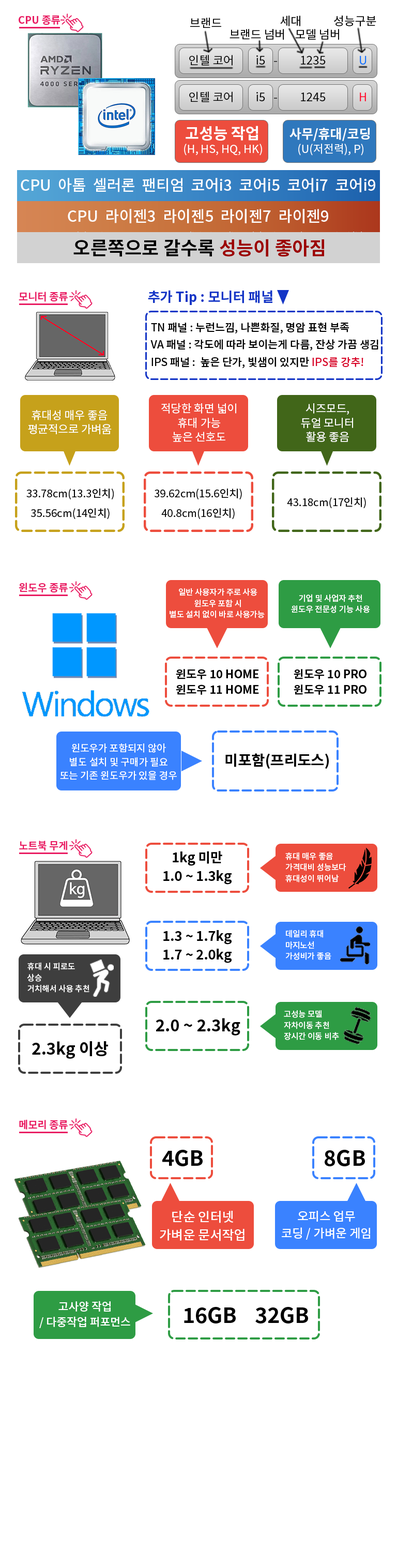
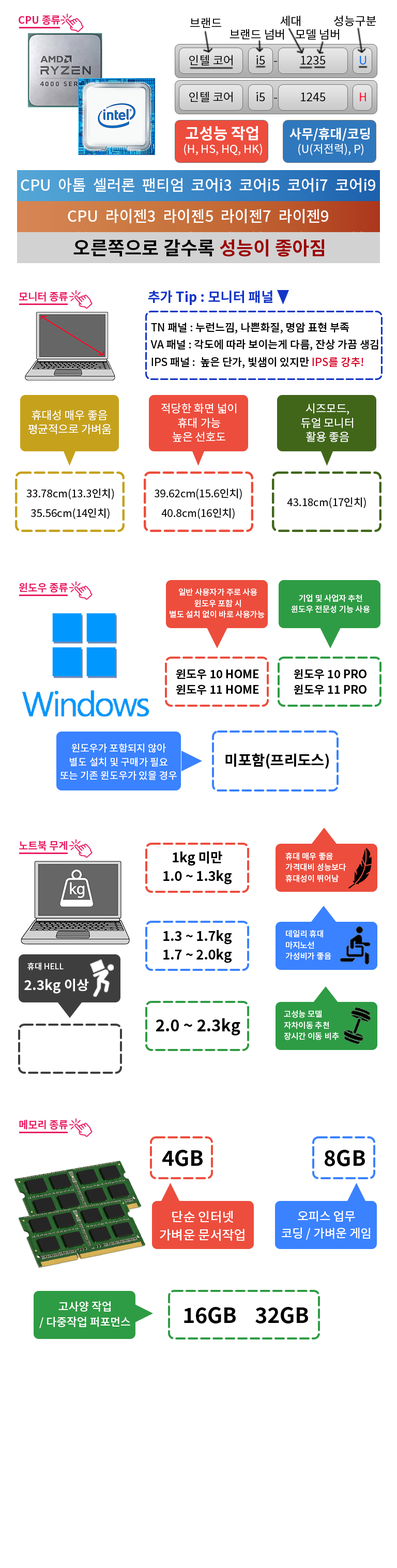
Comparing the layer stacks of the two 397px x 1568px images. Changes:
painted on "2.3kg 이상" over left=24, top=978, right=109, bottom=1059
renamed "휴대 시 피로도 상승 거치해서 사용 추천" to "휴대 HELL", painted on it over left=26, top=962, right=90, bottom=993
painted on "Polygon 3 copy 2" over left=260, top=986, right=339, bottom=1039
painted on "Polygon 3 copy" over left=260, top=905, right=337, bottom=959
painted on "Polygon 3" over left=260, top=827, right=337, bottom=881
